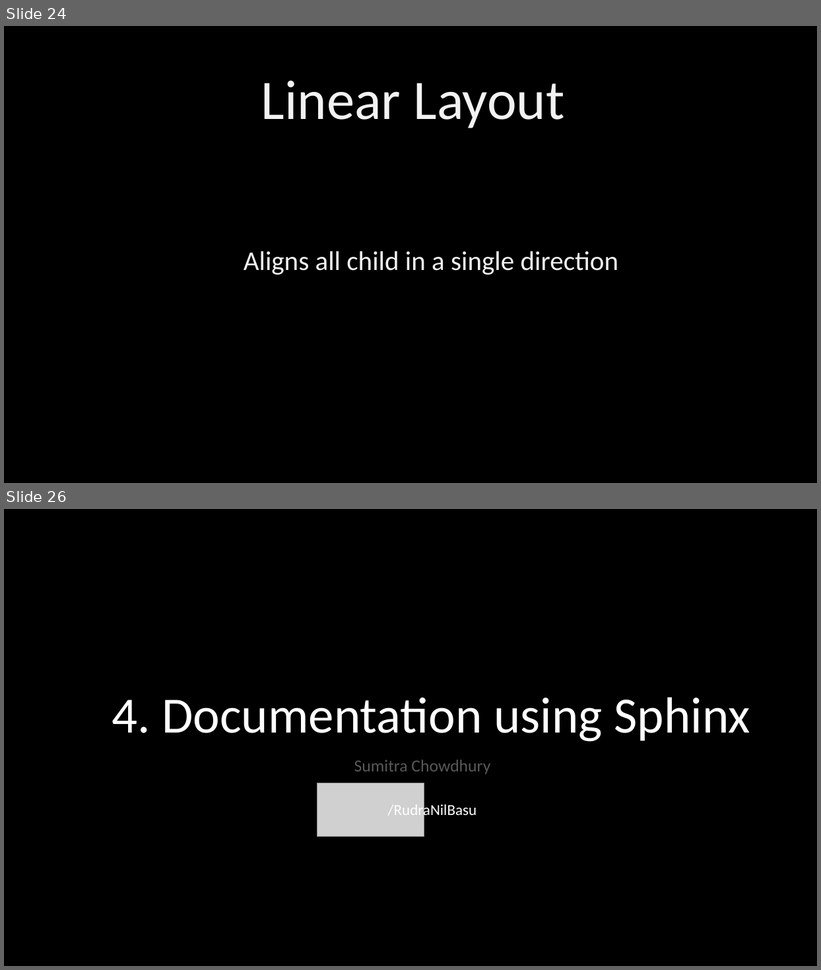
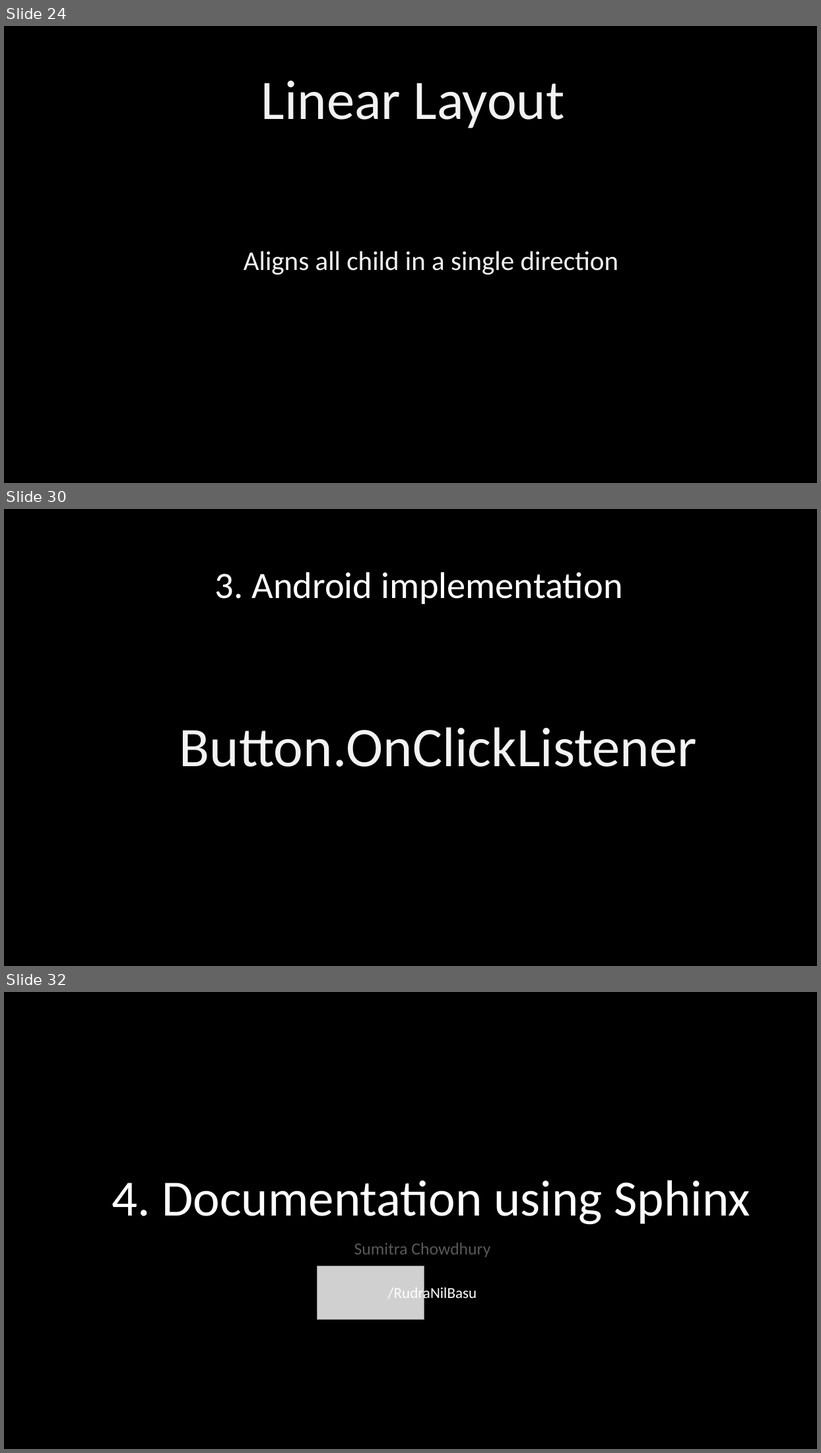
Before and after one commit to PhoenixRRDS/Presentation, a slide deck: The design and development of AIRYL.pptx. Shown one above the other, each under a label of ours: slides 24 and 26 before the commit, slides 24, 30 and 32 after it; the slides between them are not shown. The pictures are 821x970 and 821x1453 pixels, drawn with LibreOffice and Linux fonts; fonts in the diff are those of the drawing; grey boxes stand for pictures. Boxes give left, top, right and bottom in pixels: in the first picture for what was removed or moved away, otherwise in the second. Text is boxed around its words. In the diff, an @@ line names an element or a change of style, - is before the commit and + after.

Commit message:
on click listener

```diff
--- a/The design and development of AIRYL.pptx
+++ b/The design and development of AIRYL.pptx
@@ slide 30 added at (4,509,817,966), background #000000 @@
@@ text added at (215,572,623,604), 44 pt, text #FFFFFF @@
+3. Android implementation
@@ text added at (180,727,697,767), 66 pt, text #F2F2F2 @@
+Button.OnClickListener
@@ what was slide 26 is now slide 32 @@
```
Also in this commit, not shown: 1 slide changed, 5 other slides added.
